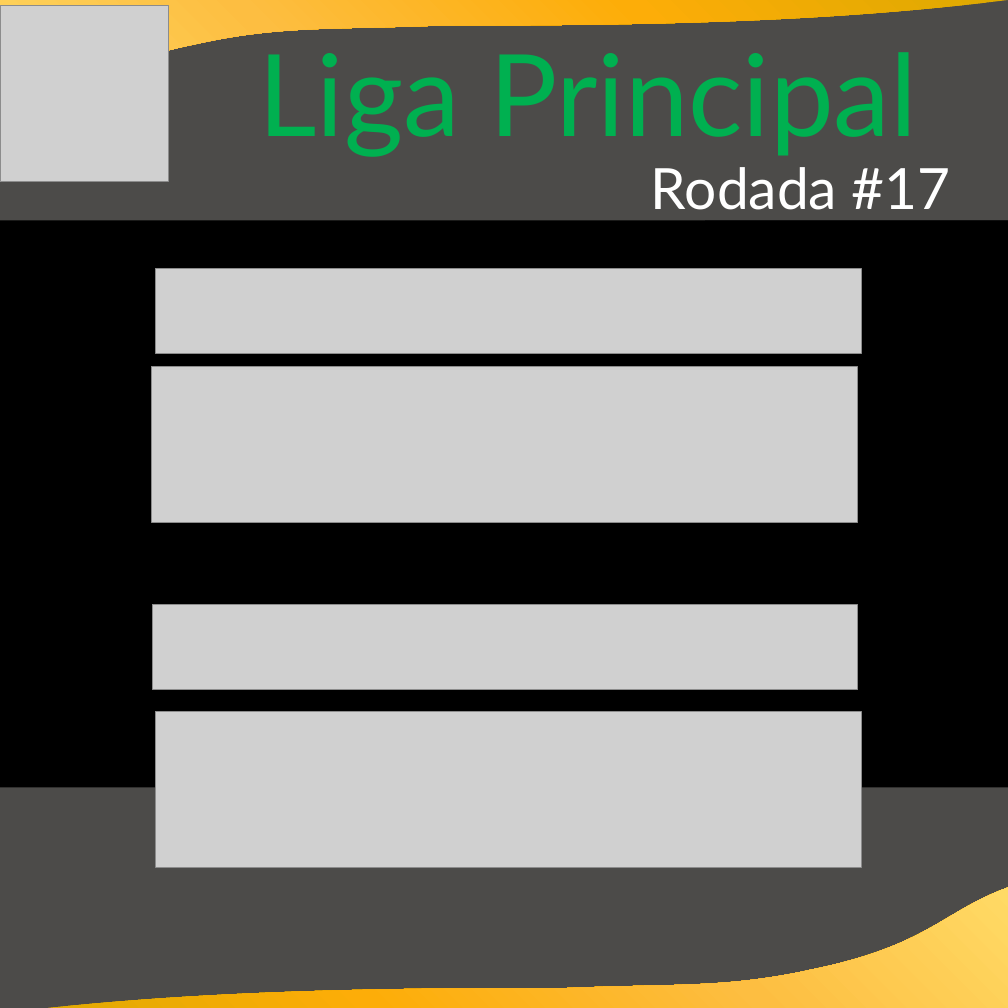
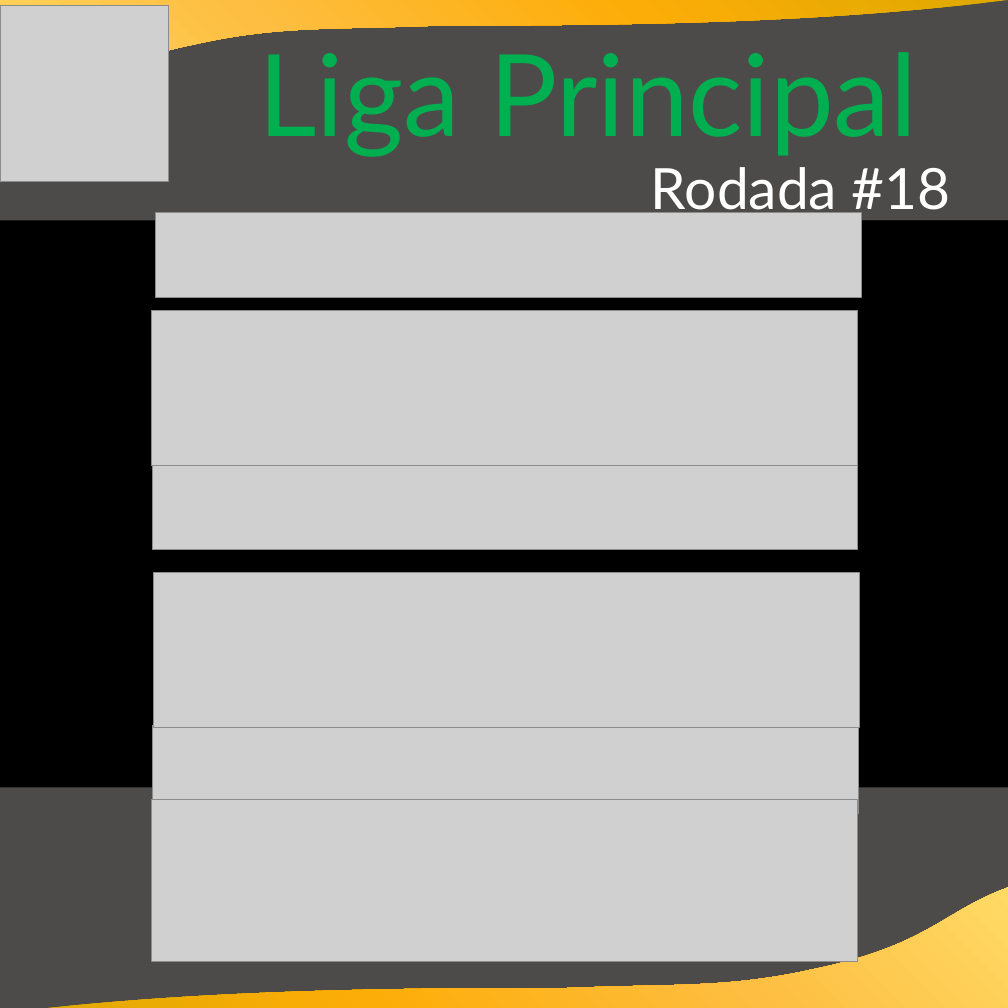
Before and after one commit to cknakayama/automacao_ligaroletarussa2021, a slide deck: slide 4 of Informativos.pptx. Drawn at 1008x1008 pixels with LibreOffice and Linux fonts; fonts in the diff are those of the drawing; grey boxes stand for pictures; background and template pictures are left out. Boxes give left, top, right and bottom in pixels: in the first picture for what was removed or moved away, otherwise in the second. Text is boxed around its words. In the diff, an @@ line names an element or a change of style, - is before the commit and + after.

Commit message:
rodada18

```diff
--- a/Informativos.pptx
+++ b/Informativos.pptx
@@ text at (651,167,951,219): text changed @@
-Rodada #17
+Rodada #18
@@ picture: place and size @@
-picture at (155,269,861,353)
+picture at (155,213,861,297)
@@ picture added at (152,310,858,465) @@
@@ picture removed at (152,367,858,522) @@
@@ picture: place and size @@
-picture at (153,605,859,690)
+picture at (153,465,859,550)
@@ picture added at (154,572,859,727) @@
@@ picture: place and size @@
-picture at (155,712,861,867)
+picture at (153,725,859,813)
@@ picture added at (152,800,858,962) @@
```
Also in this commit, not shown: 8 other slides changed, 4 other files.
